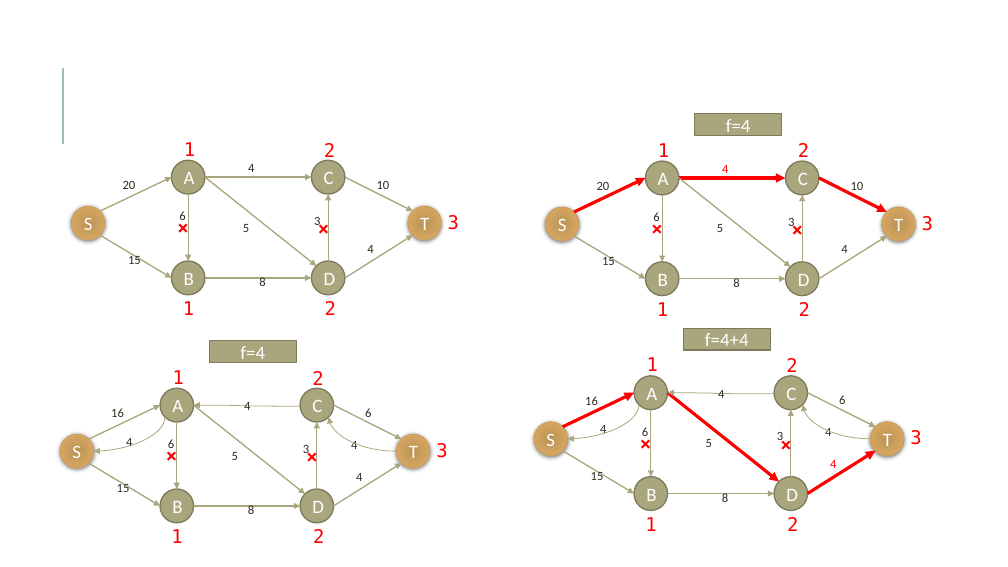
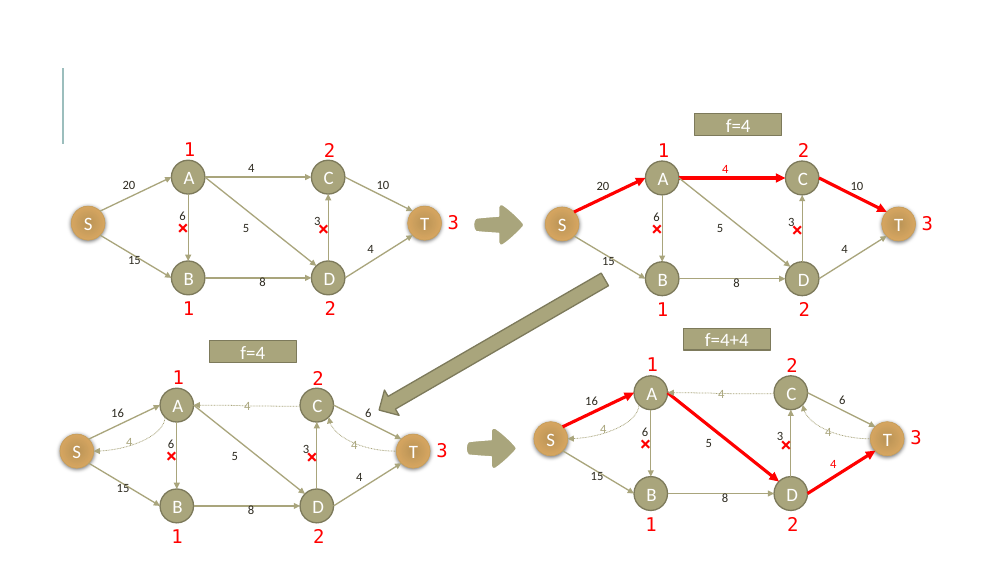
Before and after one commit to gzshawnliang/competitive-programming, a slide deck: slide 18 of doc/NetworkFlow/网络流.pptx (slide 17 before the commit). Drawn at 1008x567 pixels with LibreOffice and Linux fonts; fonts in the diff are those of the drawing; grey boxes stand for pictures. Boxes give left, top, right and bottom in pixels: in the first picture for what was removed or moved away, otherwise in the second. Text is boxed around its words. In the diff, an @@ line names an element or a change of style, - is before the commit and + after.

```diff
--- a/doc/NetworkFlow/网络流.pptx
+++ b/doc/NetworkFlow/网络流.pptx
@@ freeform shape added at bbox=[473, 204, 524, 246], fill #A9A57C, outline #FFFFFF 1.5 pt @@
@@ right arrow added at bbox=[372, 267, 612, 423], fill #A9A57C, outline #7D7A5C 1.25 pt @@
@@ text colour #2E2B21 to #A9A57C in 6 elements at bbox=[126, 438, 132, 447], bbox=[351, 441, 357, 449], bbox=[244, 402, 250, 410], bbox=[600, 425, 606, 435], bbox=[825, 428, 831, 436], bbox=[718, 390, 724, 398] @@
@@ curved arrow (165, 417) - (94, 451): stroke #A9A57C 0.75 pt to #A9A57C 0.75 pt dashed @@
@@ curved arrow (300, 406) - (194, 405): stroke #A9A57C 0.75 pt to #A9A57C 0.75 pt dashed @@
@@ curved arrow (396, 451) - (329, 417): stroke #A9A57C 0.75 pt to #A9A57C 0.75 pt dashed @@
@@ curved arrow (639, 405) - (568, 439): stroke #A9A57C 0.75 pt to #A9A57C 0.75 pt dashed @@
@@ curved arrow (774, 394) - (668, 393): stroke #A9A57C 0.75 pt to #A9A57C 0.75 pt dashed @@
@@ curved arrow (870, 439) - (803, 405): stroke #A9A57C 0.75 pt to #A9A57C 0.75 pt dashed @@
@@ freeform shape added at bbox=[466, 427, 516, 469], fill #A9A57C, outline #FFFFFF 1.5 pt @@
```
Also in this commit, not shown: 3 other slides changed, 1 slide added, 1 other file.
